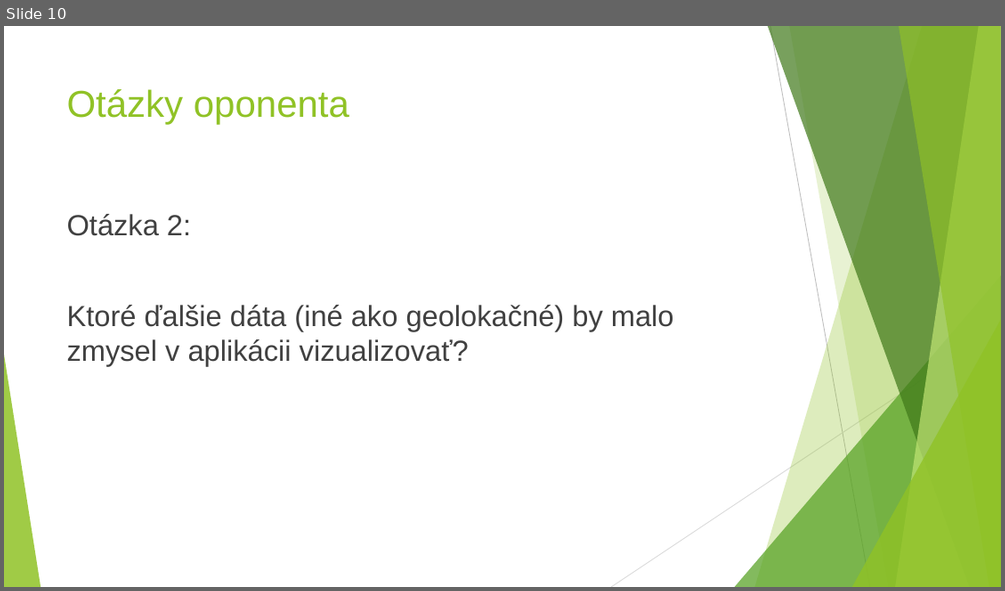
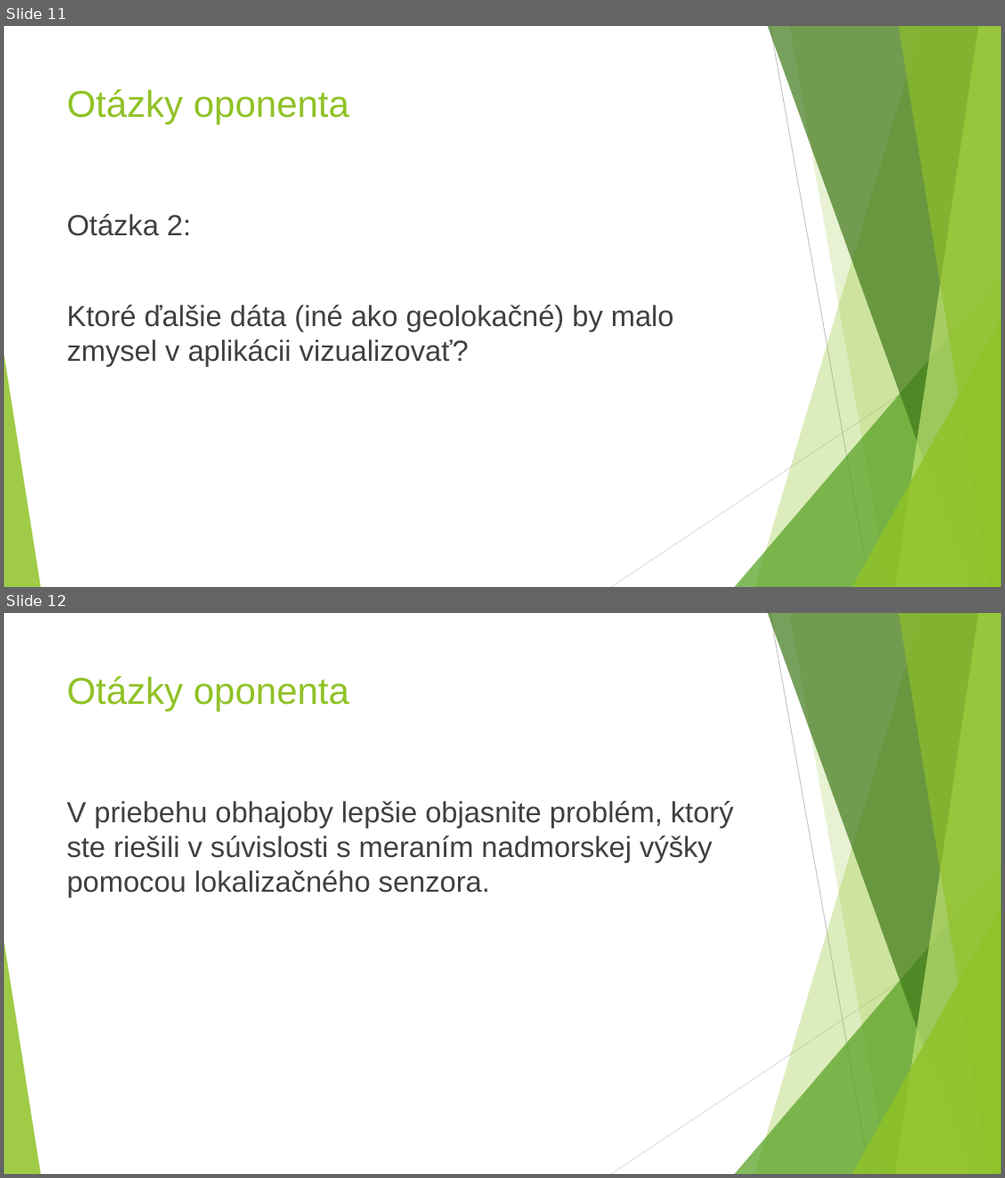
Before and after one commit to gameblaer/zaverecna_praca_bc, a slide deck: Prezentacia_Vrták_Martin.pptx. Shown one above the other, each under a label of ours: slide 10 before the commit, slides 11 and 12 after it. The pictures are 1005x591 and 1005x1178 pixels, drawn with LibreOffice and Linux fonts; fonts in the diff are those of the drawing. Boxes give left, top, right and bottom in pixels: in the first picture for what was removed or moved away, otherwise in the second. Text is boxed around its words. In the diff, an @@ line names an element or a change of style, - is before the commit and + after.

```diff
--- a/Prezentacia_Vrták_Martin.pptx
+++ b/Prezentacia_Vrták_Martin.pptx
@@ slide 12 added at box(4, 613, 1001, 1174), background #FFFFFF; not listed: 10 template elements that a slide beside it also shows @@
@@ title added at box(67, 676, 349, 711), 36 pt, text #90C226 @@
+Otázky oponenta
@@ text added at box(67, 801, 734, 897), 28 pt, text #404040 @@
+V priebehu obhajoby lepšie objasnite problém, ktorý ste riešili v súvislosti s meraním nadmorskej výšky pomocou lokalizačného senzora.
@@ what was slide 10 is now slide 11 @@
```
Also in this commit, not shown: 3 slides changed, 3 other slides added, 2 slides removed.
